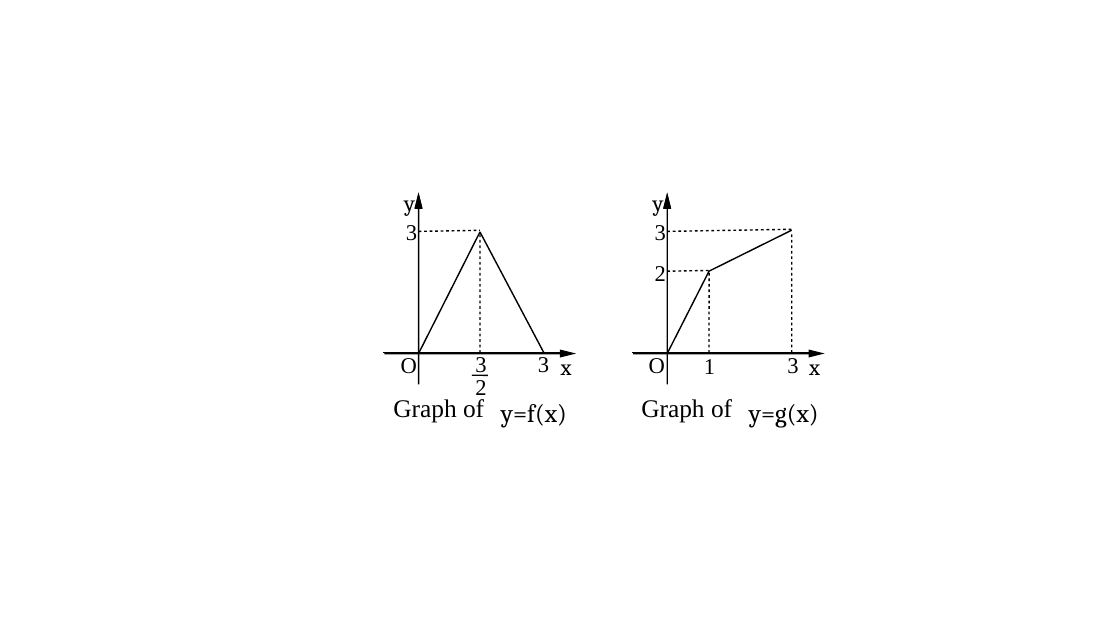
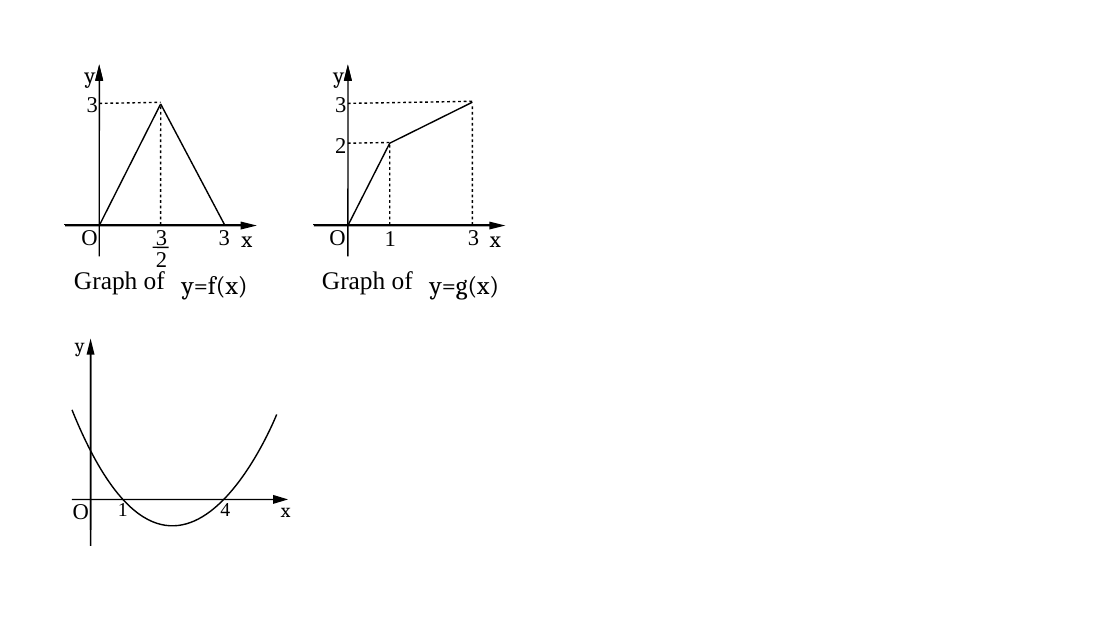
Before and after one commit to zz-zye/suneng, a slide deck: slide 1 of 1994/1994.odp. Drawn at 1120x630 pixels with LibreOffice and Linux fonts; fonts in the diff are those of the drawing. Boxes give left, top, right and bottom in pixels: in the first picture for what was removed or moved away, otherwise in the second. Text is boxed around its words. In the diff, an @@ line names an element or a change of style, - is before the commit and + after.

```diff
--- a/1994/1994.odp
+++ b/1994/1994.odp
@@ text "3": place and size @@
-text "3" at box(787, 358, 798, 374)
+text "3" at box(87, 97, 98, 113)
@@ triangle: place and size @@
-triangle at box(664, 192, 672, 208)
+triangle at box(96, 65, 104, 81)
@@ triangle added at box(345, 65, 353, 81), fill #000000 @@
@@ line added from (100, 104) to (161, 103), #000000 0.99 pt @@
@@ line moved from (792, 353) - (792, 232) to (161, 225) - (161, 104) @@
@@ line moved from (480, 353) - (480, 232) to (473, 225) - (473, 104) @@
@@ line moved from (633, 354) - (817, 354) to (65, 226) - (249, 226) @@
@@ line moved from (419, 232) - (480, 231) to (314, 226) - (498, 226) @@
@@ text "3": place and size @@
-text "3" at box(406, 225, 417, 241)
+text "3" at box(468, 230, 479, 246)
@@ triangle at box(490, 222, 506, 230): rotation 0 to 90 degrees @@
@@ 16 texts, 12 lines, 3 triangles: place and size @@
-16 texts, 12 lines, 3 triangles at box(384, 192, 820, 428)
+16 texts, 12 lines, 3 triangles at box(65, 64, 501, 300)
@@ text added at box(75, 342, 85, 357), 14 pt, text #000000 @@
+y
@@ triangle added at box(86, 338, 95, 355), fill #000000 @@
@@ line added from (90, 531) to (90, 346), #000000 0.99 pt @@
@@ line added from (90, 546) to (90, 347), #000000 0.99 pt @@
@@ freeform shape added at box(72, 410, 276, 525), outline #000000 0.99 pt @@
@@ line moved from (384, 354) - (569, 354) to (72, 500) - (279, 500) @@
@@ text added at box(73, 504, 89, 520), 16 pt, text #000000 @@
+O
@@ text added at box(118, 501, 128, 516), 14 pt, text #000000 @@
+1
@@ text added at box(220, 501, 230, 516), 14 pt, text #000000 @@
+4
@@ triangle: place and size @@
-triangle at box(809, 350, 825, 358)
+triangle at box(273, 495, 289, 504)
@@ text added at box(281, 499, 291, 517), 14 pt, text #000000 @@
+x
```
Also in this commit, not shown: 2 other slides changed, 1 slide added, 1 slide removed, 3 other files.
